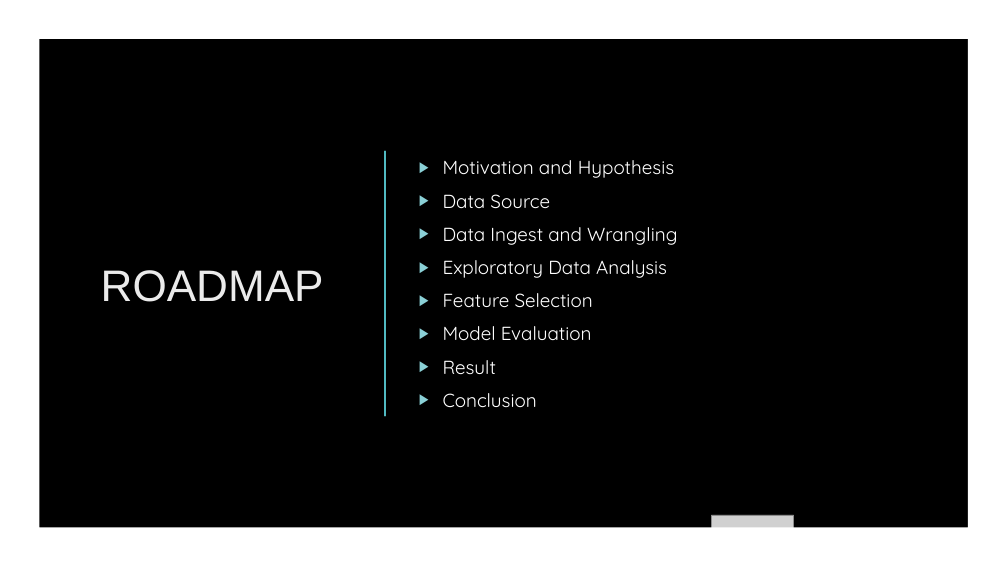
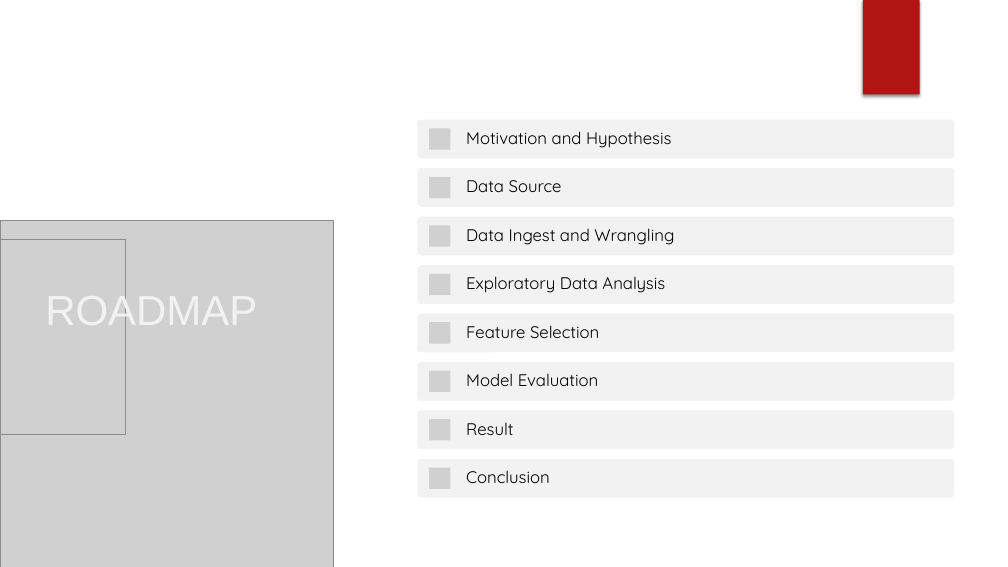
Before and after one commit to georgetown-analytics/Booksville, a slide deck: slide 2 of presentation/Booksville Presentation.pptx. Drawn at 1008x567 pixels with LibreOffice and Linux fonts; fonts in the diff are those of the drawing; grey boxes stand for pictures; background and template pictures are left out. Boxes give left, top, right and bottom in pixels: in the first picture for what was removed or moved away, otherwise in the second. Text is boxed around its words. In the diff, an @@ line names an element or a change of style, - is before the commit and + after.

Commit message:
Update ppt rev 12

```diff
--- a/presentation/Booksville Presentation.pptx
+++ b/presentation/Booksville Presentation.pptx
@@ rectangle removed at bbox=[0, 0, 1008, 567] @@
@@ freeform shape added at bbox=[327, 0, 373, 307], fill #FFFFFF at 20% opacity @@
@@ freeform shape: place and size @@
-freeform shape at bbox=[0, 0, 1008, 567]
+freeform shape at bbox=[344, 0, 1008, 567]
@@ title "ROADMAP": place and size @@
-title "ROADMAP" at bbox=[101, 270, 324, 302]
+title "ROADMAP" at bbox=[45, 291, 257, 333]
@@ title "ROADMAP" at bbox=[45, 291, 257, 333]: size 42 to 40 pt, text colour #EBEBEB to #F2F2F2; alignment centre to left @@
@@ ellipse added at bbox=[712, 138, 944, 371], fill gradient #F3F3F3 @@
@@ ellipse added at bbox=[712, 138, 944, 371], fill gradient #F3F3F3 @@
@@ line removed from (385, 151) to (385, 416) @@
@@ text removed at bbox=[443, 160, 677, 408] @@
-▶ Motivation and Hypothesis
-▶ Data Source
-▶ Data Ingest and Wrangling
-▶ Exploratory Data Analysis
-▶ Feature Selection
-▶ Model Evaluation
-▶ Result
-▶ Conclusion
@@ picture: place and size @@
-picture at bbox=[712, 515, 794, 567]
+picture at bbox=[430, 225, 451, 247]
@@ group added at bbox=[417, 119, 954, 498]: 8 rounded rectangles, 8 texts, 7 pictures @@
+Motivation and Hypothesis
+Data Source
+Data Ingest and Wrangling
+Exploratory Data Analysis
+Feature Selection
+Model Evaluation
+Result
+Conclusion
```
Also in this commit, not shown: 16 other slides changed.
